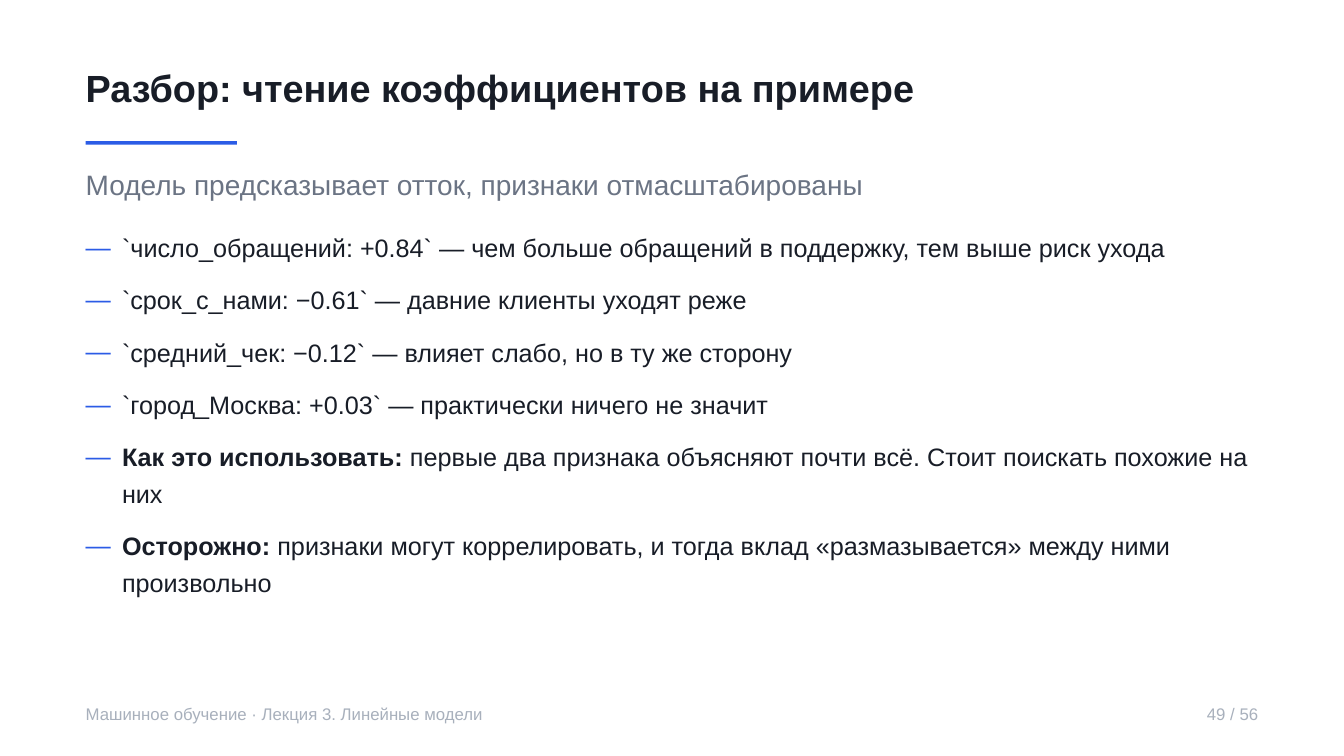
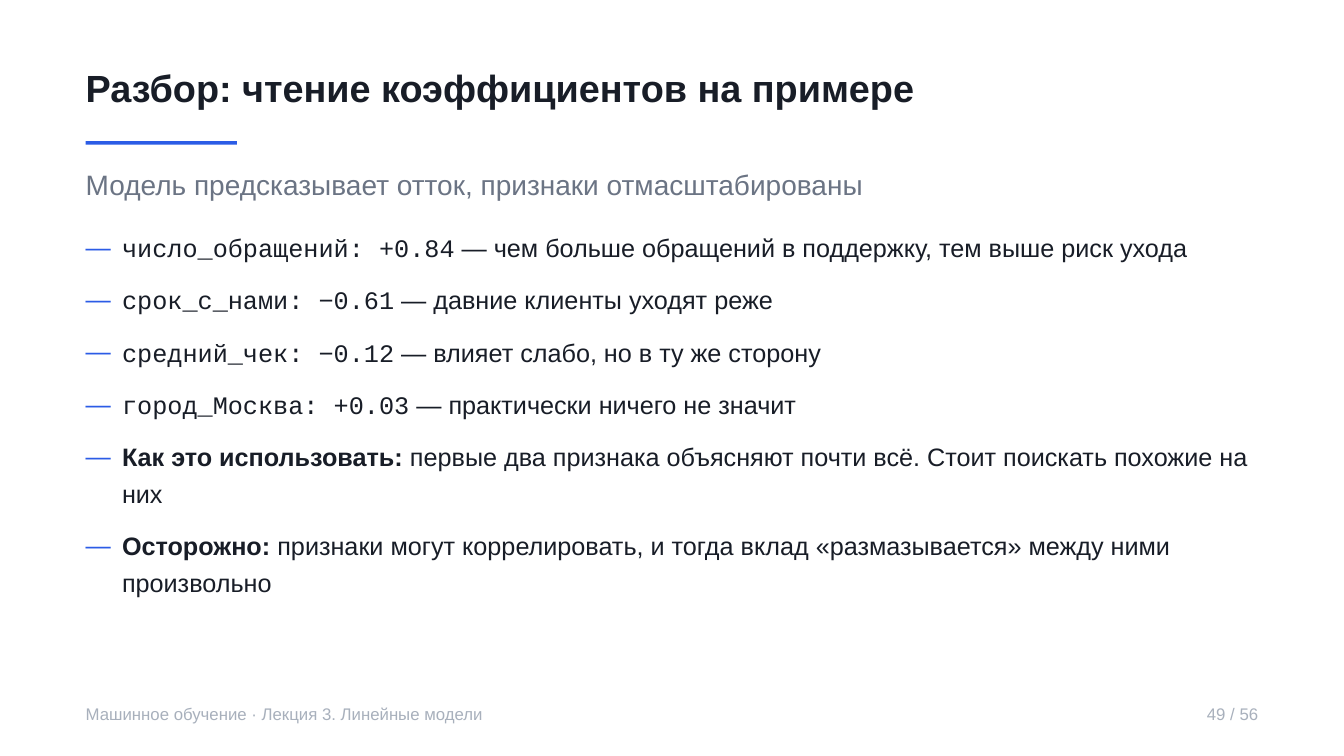
Before and after one commit to rustam-azimov/ml-course-spbu, a slide deck: slide 49 of lectures/lecture03.pptx. Drawn at 1344x756 pixels with LibreOffice and Linux fonts; fonts in the diff are those of the drawing. Boxes give left, top, right and bottom in pixels: in the first picture for what was removed or moved away, otherwise in the second. Text is boxed around its words. In the diff, an @@ line names an element or a change of style, - is before the commit and + after.

```diff
--- a/lectures/lecture03.pptx
+++ b/lectures/lecture03.pptx
@@ text at (122, 238, 1187, 420): text changed @@
-— `число_обращений: +0.84` — чем больше обращений в поддержку, тем выше риск ухода
-— `срок_с_нами: −0.61` — давние клиенты уходят реже
-— `средний_чек: −0.12` — влияет слабо, но в ту же сторону
-— `город_Москва: +0.03` — практически ничего не значит
+— число_обращений: +0.84 — чем больше обращений в поддержку, тем выше риск ухода
+— срок_с_нами: −0.61 — давние клиенты уходят реже
+— средний_чек: −0.12 — влияет слабо, но в ту же сторону
+— город_Москва: +0.03 — практически ничего не значит
```
Also in this commit, not shown: 1 other slide changed, 3 other files.
